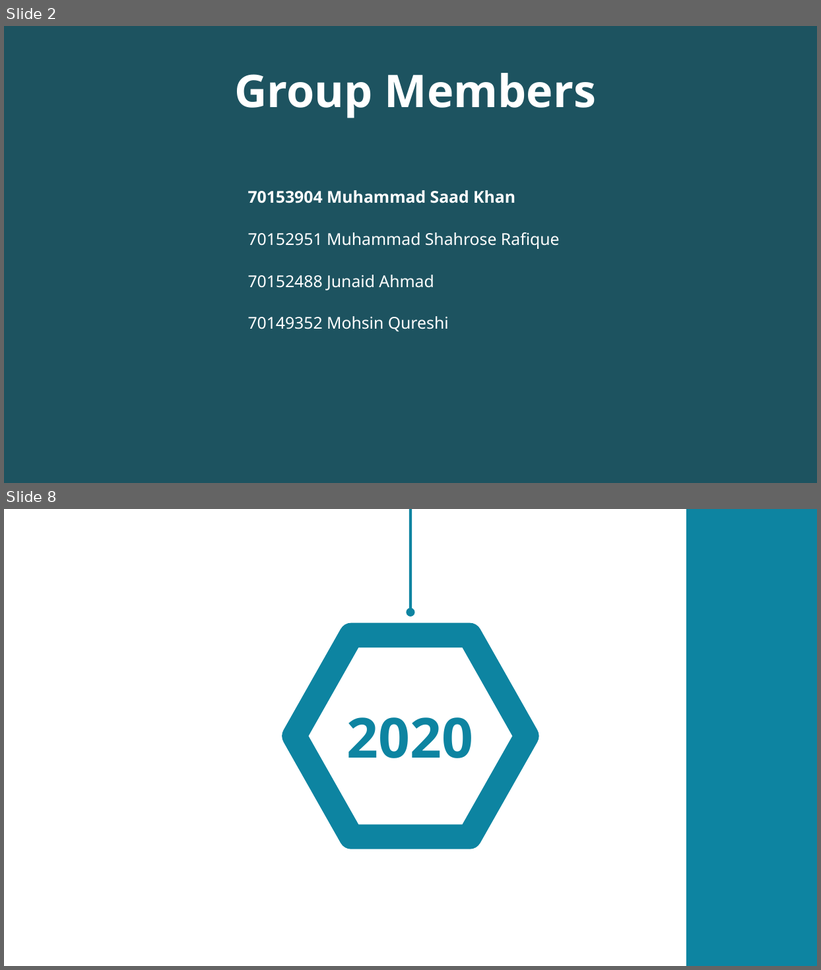
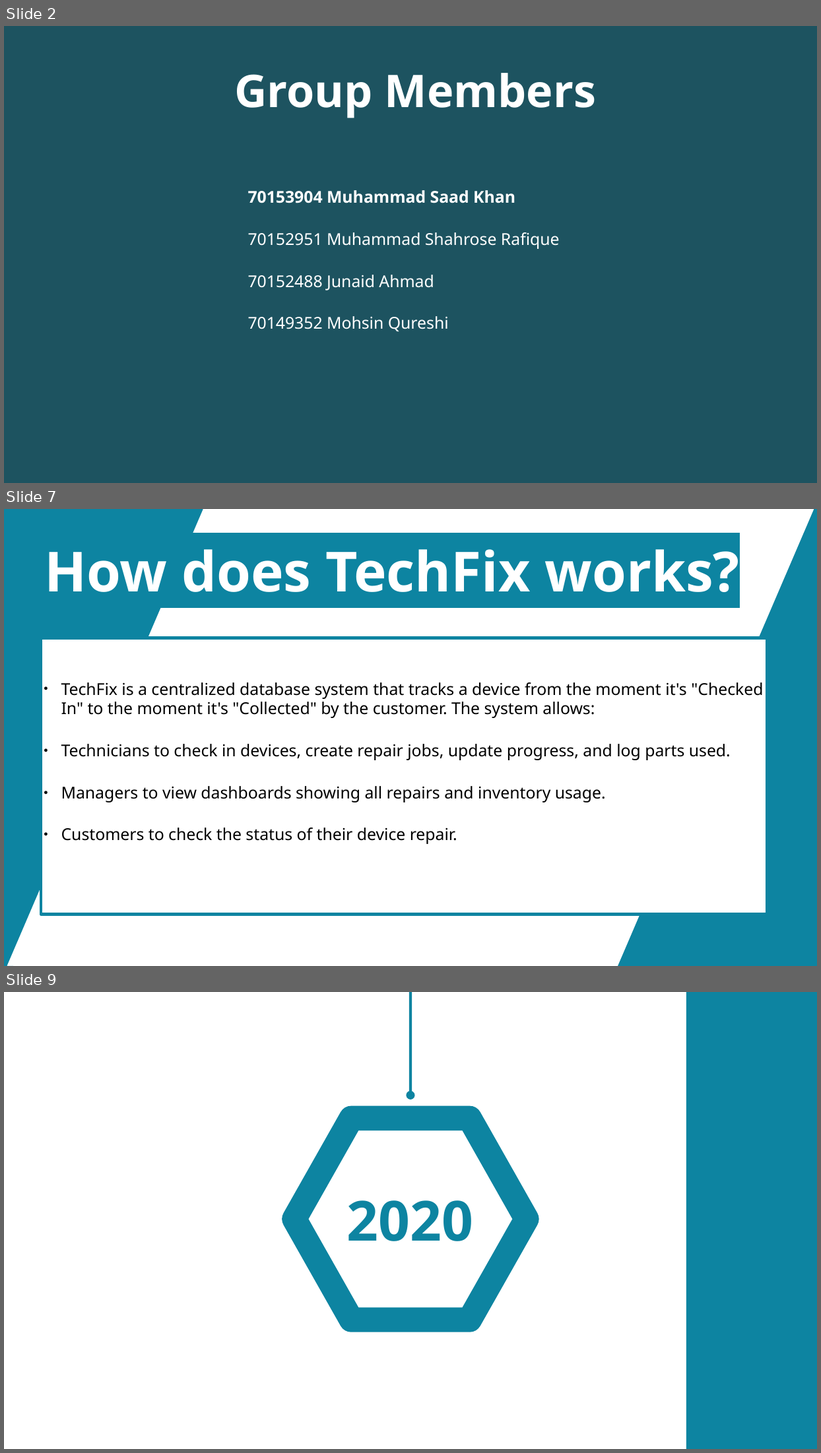
Before and after one commit to AlphaBeast97/DBMS-Flutter-Porject, a slide deck: proposal.odp. Shown one above the other, each under a label of ours: slides 2 and 8 before the commit, slides 2, 7 and 9 after it; the slides between them are not shown. The pictures are 821x970 and 821x1453 pixels, drawn with LibreOffice and Linux fonts; fonts in the diff are those of the drawing; background and template pictures are left out; a plain dark background stands for a picture behind light text. Boxes give left, top, right and bottom in pixels: in the first picture for what was removed or moved away, otherwise in the second. Text is boxed around its words. In the diff, an @@ line names an element or a change of style, - is before the commit and + after.

```diff
--- a/proposal.odp
+++ b/proposal.odp
@@ slide 7 added at box(4, 509, 817, 966), background #FFFFFF @@
@@ freeform shape added at box(4, 509, 203, 966), fill #0D84A1 @@
@@ freeform shape added at box(618, 509, 817, 966), fill #0D84A1 @@
@@ title added at box(45, 549, 740, 592), 54 pt, text #FFFFFF, bold @@
+How does TechFix works?
@@ rectangle added at box(41, 638, 767, 915), fill #FFFFFF, outline #0D84A1 2.83 pt, 16 pt, text #000000 @@
+● TechFix is a centralized database system that tracks a device from the moment it's "Checked In" to the moment it's "Collected" by the customer. The system allows:
+● Technicians to check in devices, create repair jobs, update progress, and log parts used.
+● Managers to view dashboards showing all repairs and inventory usage.
+● Customers to check the status of their device repair.
@@ what was slide 8 is now slide 9 @@
```
Also in this commit, not shown: 5 other slides added, 5 slides removed, 4 other files.
